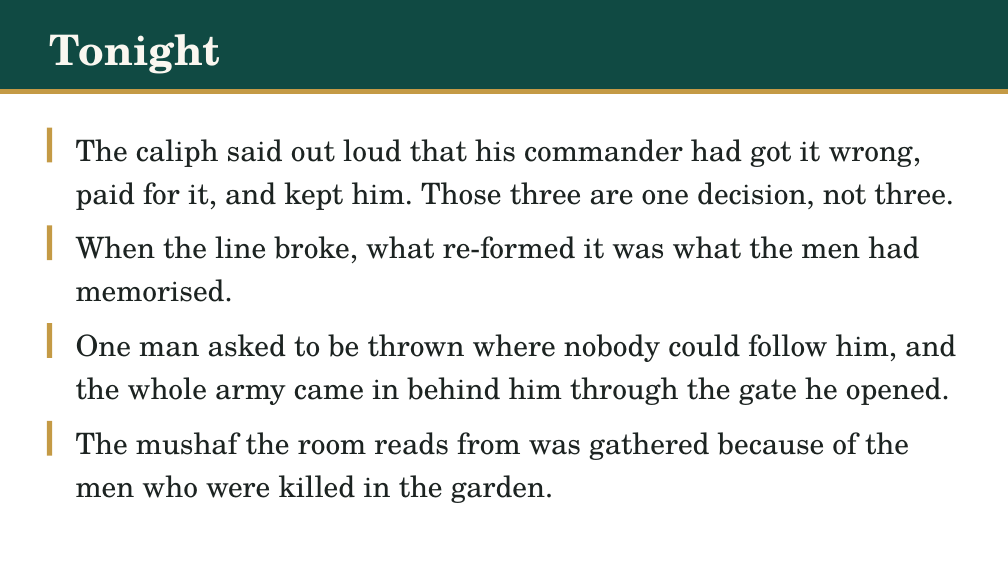
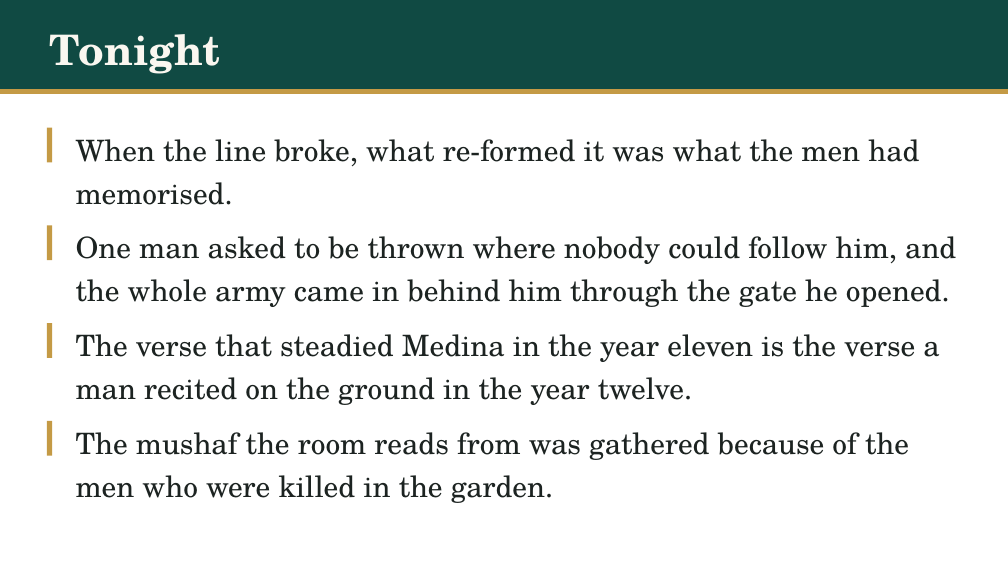
Before and after one commit to daniyalyasin93/2026SeptemberIslamicHistoryClass, a slide deck: slide 76 of S04_kinda_butah_yamama/S04.pptx (slide 67 before the commit). Drawn at 1008x567 pixels with LibreOffice and Linux fonts; fonts in the diff are those of the drawing. Boxes give left, top, right and bottom in pixels: in the first picture for what was removed or moved away, otherwise in the second. Text is boxed around its words. In the diff, an @@ line names an element or a change of style, - is before the commit and + after.

```diff
--- a/S04_kinda_butah_yamama/S04.pptx
+++ b/S04_kinda_butah_yamama/S04.pptx
@@ text at (76,139,919,205): text changed @@
-The caliph said out loud that his commander had got it wrong, paid for it, and kept him. Those three are one decision, not three.
+When the line broke, what re-formed it was what the men had memorised.
@@ text at (76,236,956,307): text changed @@
-When the line broke, what re-formed it was what the men had memorised.
+One man asked to be thrown where nobody could follow him, and the whole army came in behind him through the gate he opened.
@@ text at (76,334,939,405): text changed @@
-One man asked to be thrown where nobody could follow him, and the whole army came in behind him through the gate he opened.
+The verse that steadied Medina in the year eleven is the verse a man recited on the ground in the year twelve.
```
Also in this commit, not shown: 1 other slide changed, 9 slides added, 18 other files.
